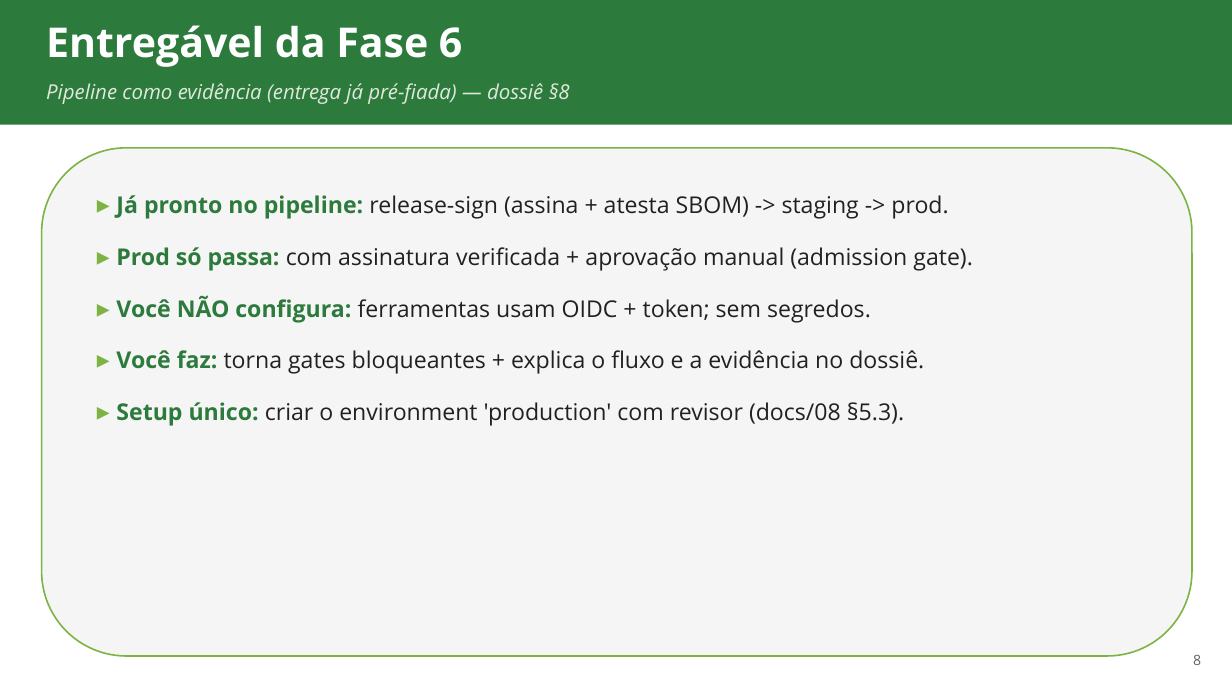
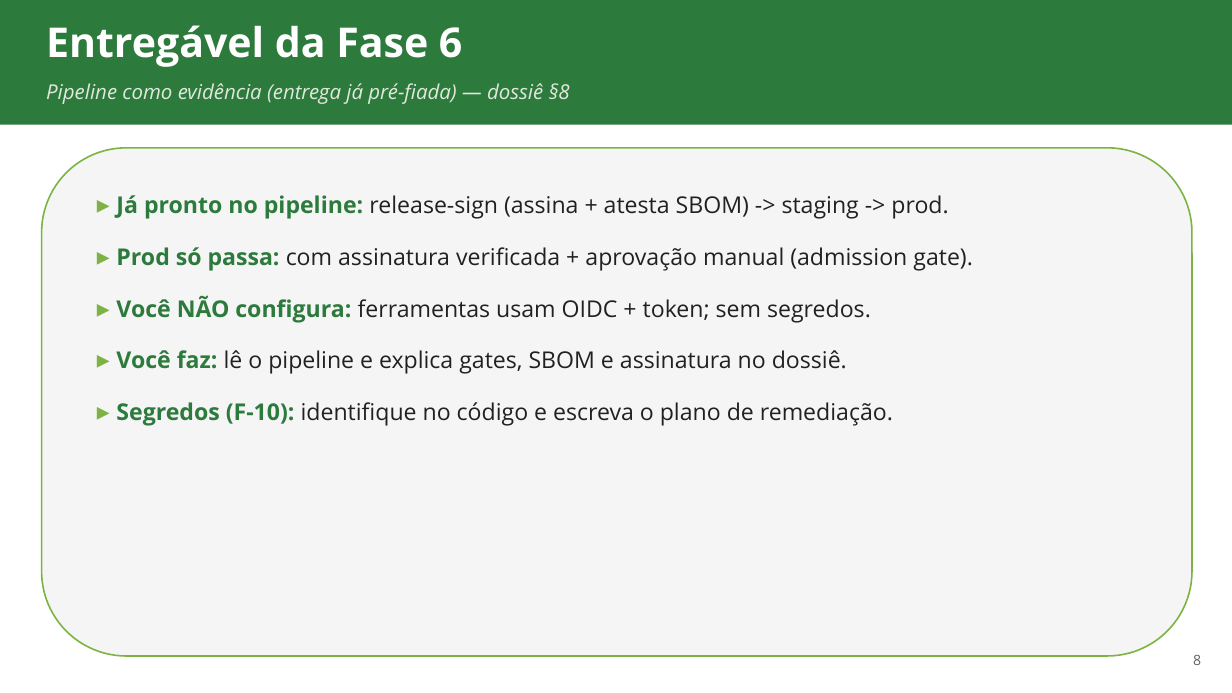
Before and after one commit to ads-sapucaia-ssc/SSC, a slide deck: slide 8 of aulas/aula-08-devsecops.pptx. Drawn at 1232x693 pixels with LibreOffice and Linux fonts; fonts in the diff are those of the drawing. Boxes give left, top, right and bottom in pixels: in the first picture for what was removed or moved away, otherwise in the second. Text is boxed around its words. In the diff, an @@ line names an element or a change of style, - is before the commit and + after.

```diff
--- a/aulas/aula-08-devsecops.pptx
+++ b/aulas/aula-08-devsecops.pptx
@@ text at bbox=[116, 350, 893, 426]: text changed @@
-▸ Você faz: torna gates bloqueantes + explica o fluxo e a evidência no dossiê.
-▸ Setup único: criar o environment 'production' com revisor (docs/08 §5.3).
+▸ Você faz: lê o pipeline e explica gates, SBOM e assinatura no dossiê.
+▸ Segredos (F-10): identifique no código e escreva o plano de remediação.
```
Also in this commit, not shown: 15 other files.
